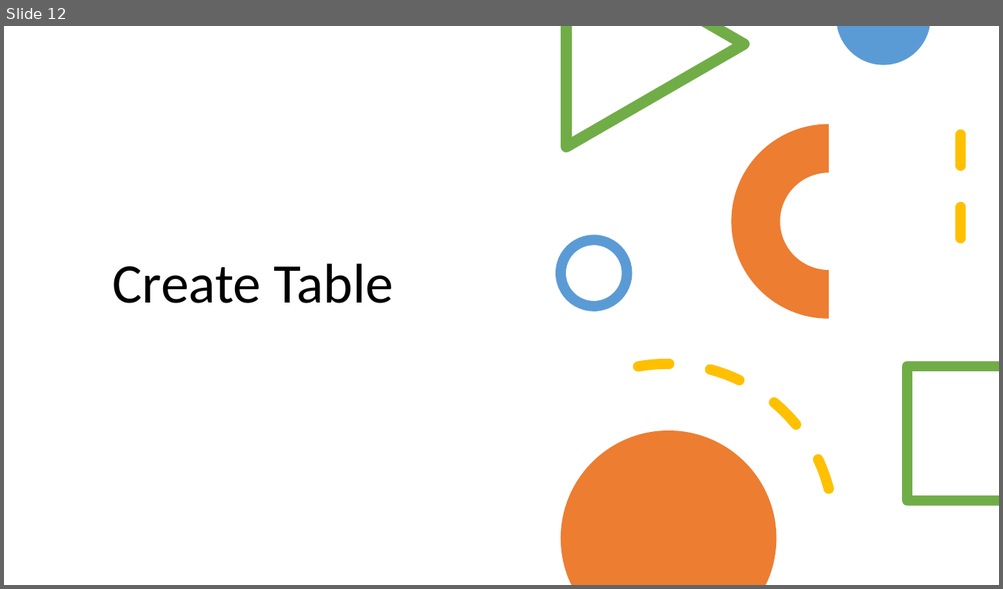
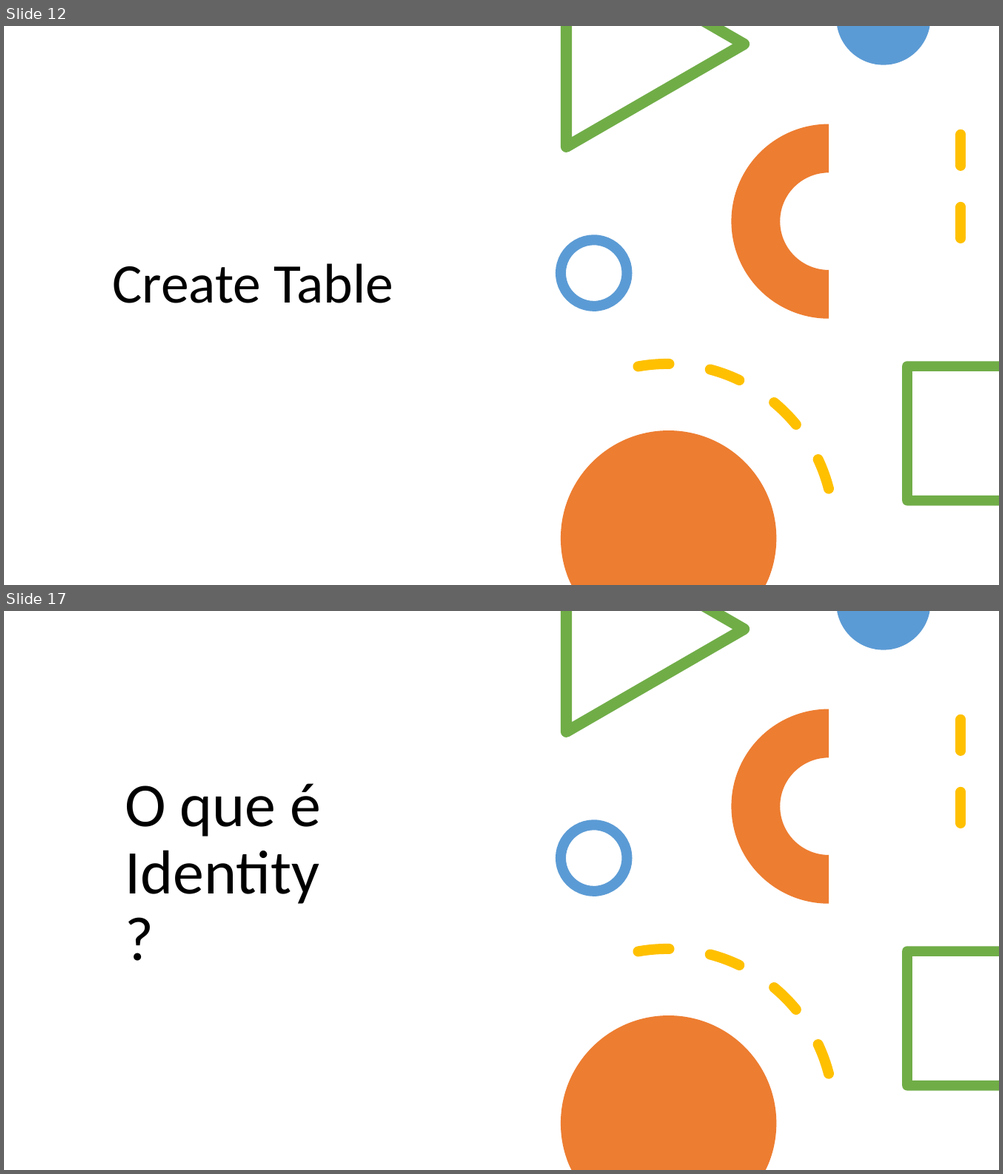
Before and after one commit to jhowjocker/becajava.pptaulasql, a slide deck: PPTSQL.pptx. Shown one above the other, each under a label of ours: slide 12 before the commit, slides 12 and 17 after it; the slides between them are not shown. The pictures are 1003x589 and 1003x1174 pixels, drawn with LibreOffice and Linux fonts; fonts in the diff are those of the drawing. Boxes give left, top, right and bottom in pixels: in the first picture for what was removed or moved away, otherwise in the second. Text is boxed around its words. In the diff, an @@ line names an element or a change of style, - is before the commit and + after.

```diff
--- a/PPTSQL.pptx
+++ b/PPTSQL.pptx
@@ slide 17 added at (4,611,999,1170), background #FFFFFF @@
@@ freeform shape added at (560,611,749,738), fill #70AD47 @@
@@ freeform shape added at (836,611,929,649), fill #5B9BD5 @@
@@ arch (boxed as its full ring) added at (731,709,926,903), fill #ED7D31 @@
@@ line added from (961, 720) to (961, 850), #FFC000 10 pt dashed @@
@@ title added at (125,783,321,904), 60 pt, text #000000 @@
+O que é Identity?
@@ ellipse added at (560,825,627,891), outline #5B9BD5 10 pt @@
@@ arc (boxed as its full ellipse) added at (474,923,861,1170), outline #FFC000 10 pt dashed @@
@@ freeform shape added at (902,947,999,1091), fill #70AD47 @@
@@ freeform shape added at (560,1016,777,1170), fill #ED7D31 @@
```
Also in this commit, not shown: 1 slide changed, 4 other slides added.
